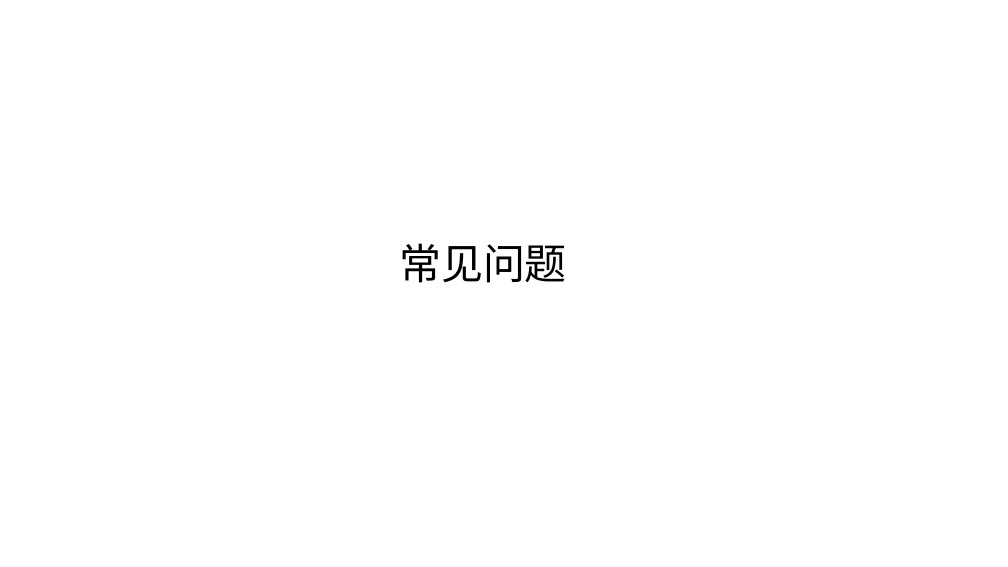
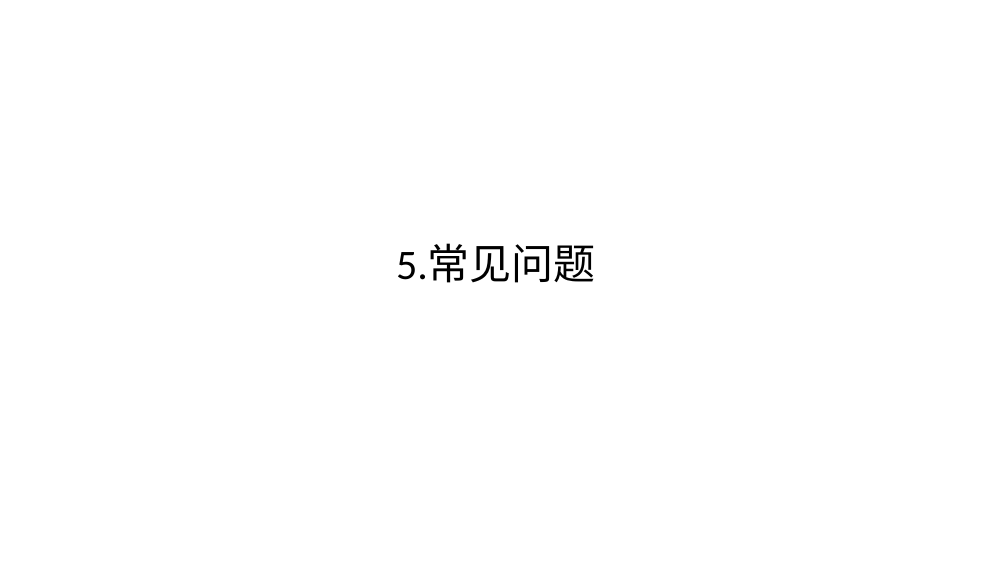
Before and after one commit to fmy-fly/Pre-ppt, a slide deck: slide 19 of AE介绍.pptx (slide 18 before the commit). Drawn at 1008x567 pixels with LibreOffice and Linux fonts; fonts in the diff are those of the drawing. Boxes give left, top, right and bottom in pixels: in the first picture for what was removed or moved away, otherwise in the second. Text is boxed around its words. In the diff, an @@ line names an element or a change of style, - is before the commit and + after.

```diff
--- a/AE介绍.pptx
+++ b/AE介绍.pptx
@@ text at <box>396,245,596,283</box>: text changed @@
-常见问题
+5.常见问题
```
Also in this commit, not shown: 18 other slides changed, 2 slides added, 1 slide removed.
